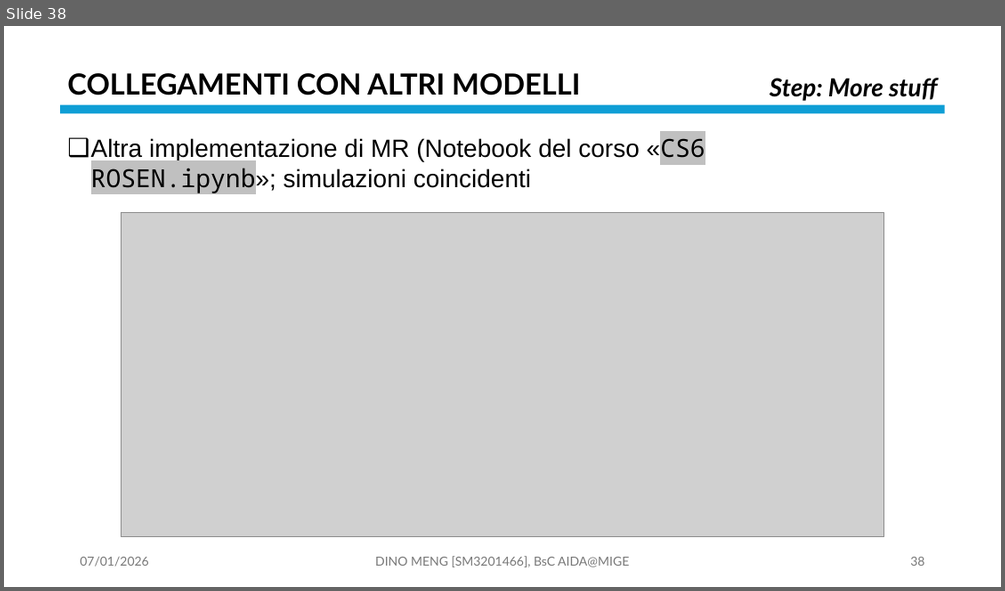
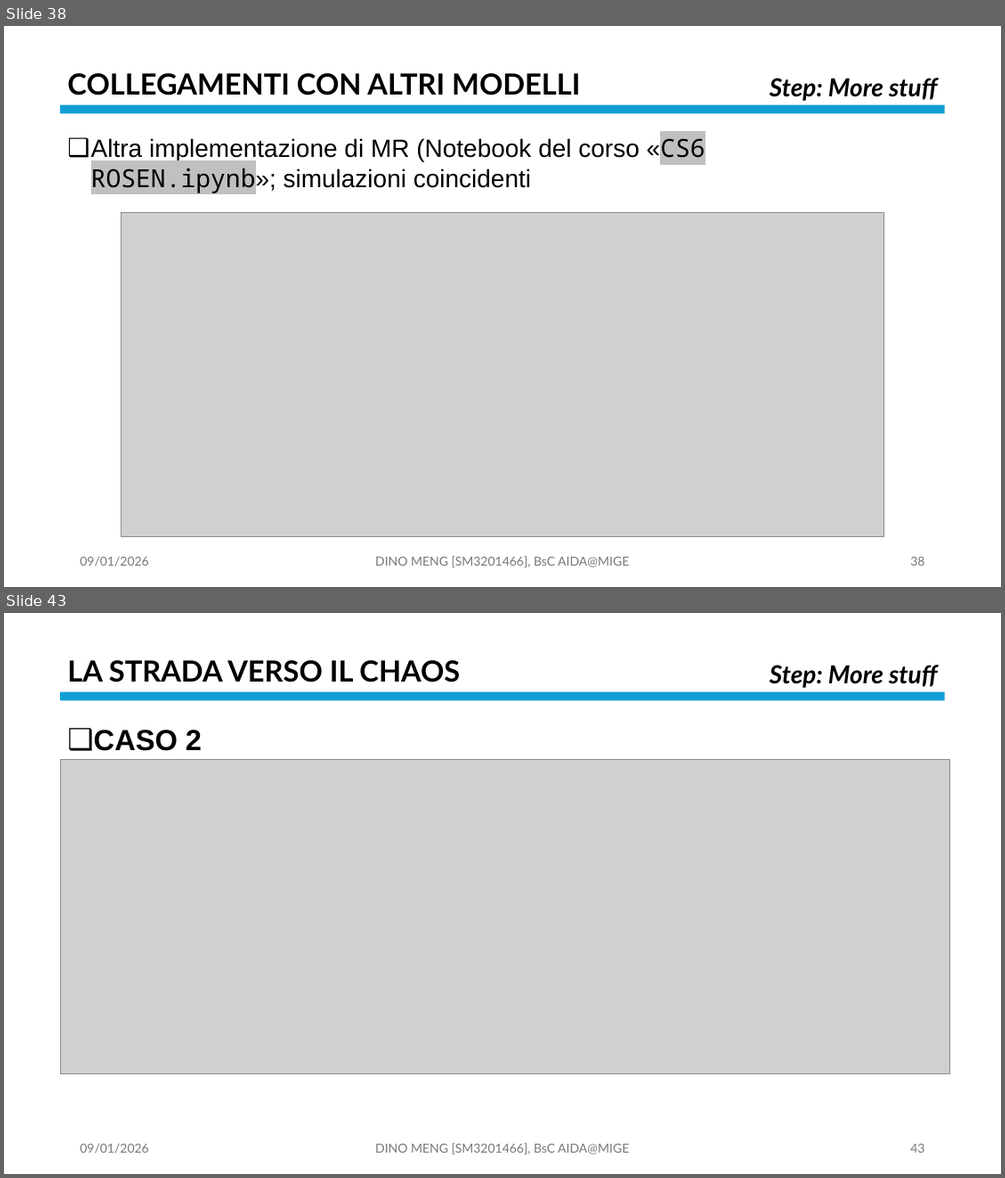
Before and after one commit to OdinMeng/AIDA-UNIVERSITY-NOTES-2025-2026, a slide deck: Complex Systems/project/PresentationPROJECTSM3201466.pptx. Shown one above the other, each under a label of ours: slide 38 before the commit, slides 38 and 43 after it; the slides between them are not shown. The pictures are 1005x591 and 1005x1178 pixels, drawn with LibreOffice and Linux fonts; fonts in the diff are those of the drawing; grey boxes stand for pictures. Boxes give left, top, right and bottom in pixels: in the first picture for what was removed or moved away, otherwise in the second. Text is boxed around its words. In the diff, an @@ line names an element or a change of style, - is before the commit and + after.

```diff
--- a/Complex Systems/project/PresentationPROJECTSM3201466.pptx
+++ b/Complex Systems/project/PresentationPROJECTSM3201466.pptx
@@ slide 43 added at <box>4,613,1001,1174</box>, background #FFFFFF @@
@@ text added at <box>67,660,460,682</box>, 28 pt, text #000000, bold @@
+LA STRADA VERSO IL CHAOS
@@ text added at <box>769,665,937,688</box>, 24 pt, text #000000, bold, italic @@
+Step: More stuff
@@ rectangle added at <box>60,692,945,700</box>, fill #0F9ED5 @@
@@ text added at <box>94,730,202,751</box>, 28 pt, text #000000, bold @@
+❑ CASO 2
@@ picture added at <box>60,760,949,1074</box> @@
@@ text added at <box>80,1143,148,1153</box>, 12 pt, text #797979 @@
+09/01/2026
@@ text added at <box>375,1143,629,1154</box>, 12 pt, text #797979 @@
+DINO MENG [SM3201466], BsC AIDA@MIGE
@@ page number added at <box>910,1143,924,1152</box>, 12 pt, text #797979 @@
+43
@@ slide 38 changed as well @@
@@ text at <box>80,556,148,566</box>: text changed @@
-07/01/2026
+09/01/2026
```
Also in this commit, not shown: 37 other slides changed, 6 other slides added, 11 other files.
